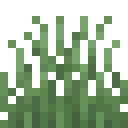
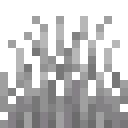
Before/after of a (128, 128) layered artwork. What changed in the layer stack:
added layer "3 tint" above "3" over [0, 16, 128, 128]
hid "3" over [0, 16, 128, 128]
